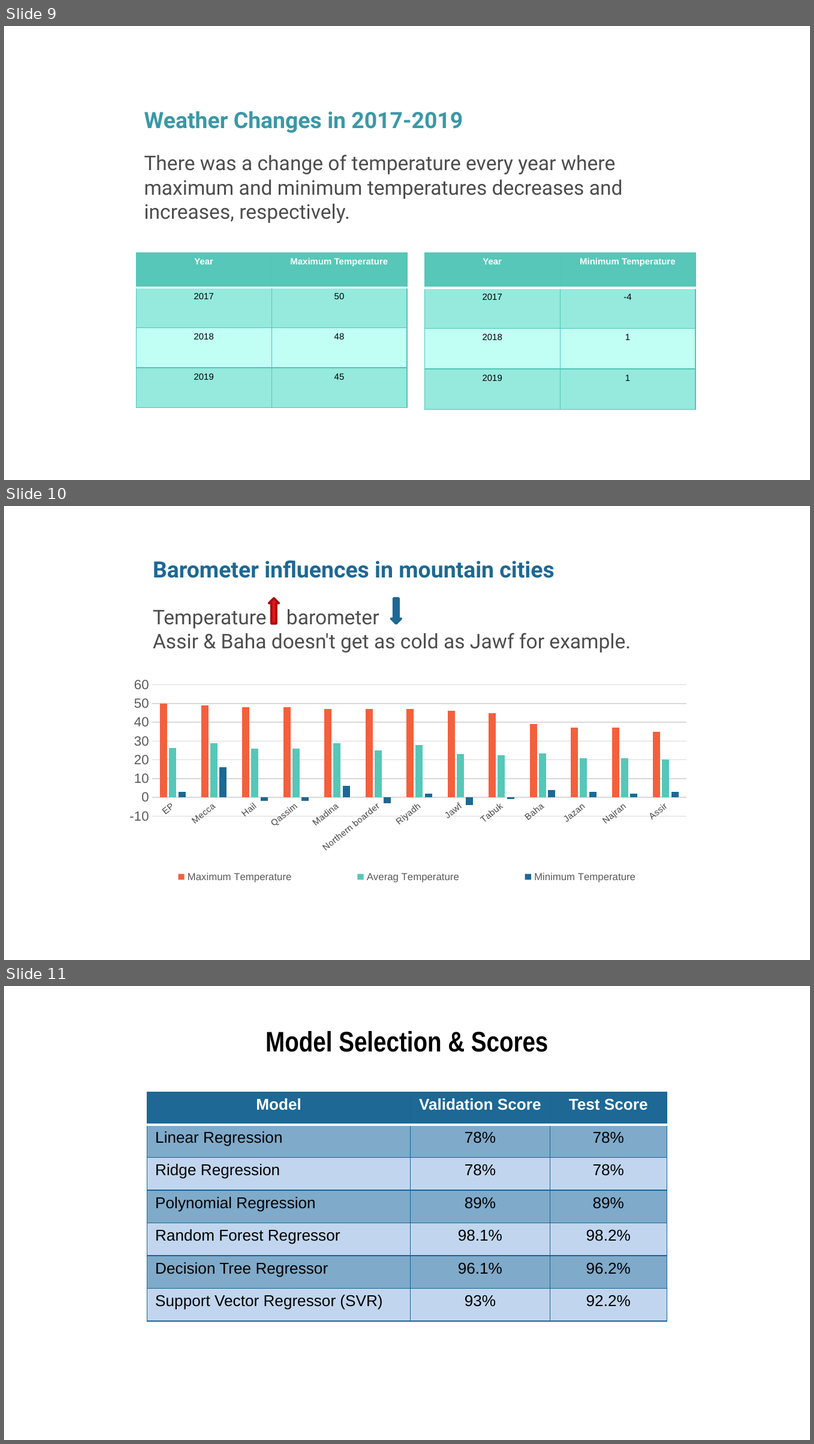
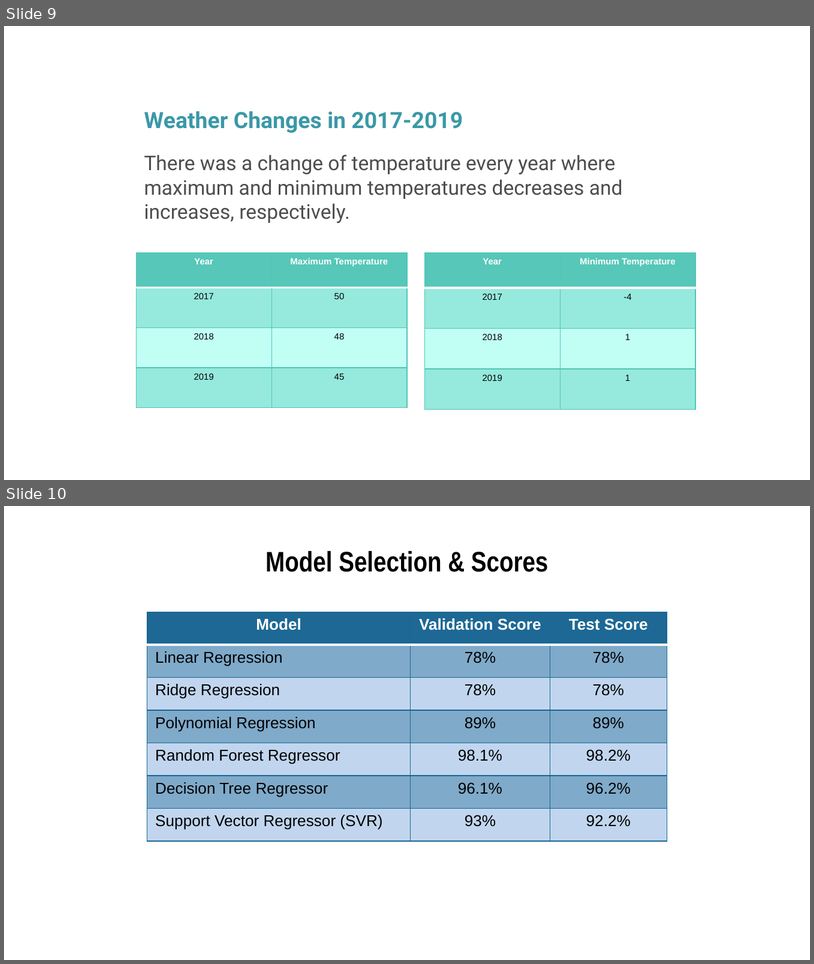
Before and after one commit to Ralsumaydi/Regression-Proposal, a slide deck: Weather Prediction final.pptx. Shown one above the other, each under a label of ours: slides 9, 10 and 11 before the commit, slides 9 and 10 after it. The pictures are 814x1444 and 814x964 pixels, drawn with LibreOffice and Linux fonts; fonts in the diff are those of the drawing. Boxes give left, top, right and bottom in pixels: in the first picture for what was removed or moved away, otherwise in the second. Text is boxed around its words. In the diff, an @@ line names an element or a change of style, - is before the commit and + after.

```diff
--- a/Weather Prediction final.pptx
+++ b/Weather Prediction final.pptx
@@ slide 10 removed at (4, 506, 810, 960), background #FFFFFF @@
@@ text removed at (153, 560, 554, 578) @@
-Barometer influences in mountain cities
@@ text removed at (153, 609, 631, 652) @@
-Temperature barometer
-Assir & Baha doesn't get as cold as Jawf for example.
@@ up arrow removed at (269, 598, 279, 623) @@
@@ down arrow removed at (391, 598, 401, 623) @@
@@ column chart removed at (116, 678, 699, 899) @@
-categories: EP, Mecca, Hail, Qassim, Madina, Northern boarder, Riyadh, Jawf, Tabuk, Baha, Jazan, Najran, Assir
-Maximum Temperature: 50, 49, 48, 48, 47, 47, 47, 46, 45, 39, 37, 37, 35
-Averag Temperature: 26, 29, 26, 26, 29, 25, 28, 23, 23, 23, 21, 21, 20
-Minimum Temperature: 3, 16, -2, -2, 6, -3, 2, -4, -1, 4, 3, 2, 3
@@ what was slide 11 is now slide 10 @@
```
Also in this commit, not shown: 1 slide changed.
